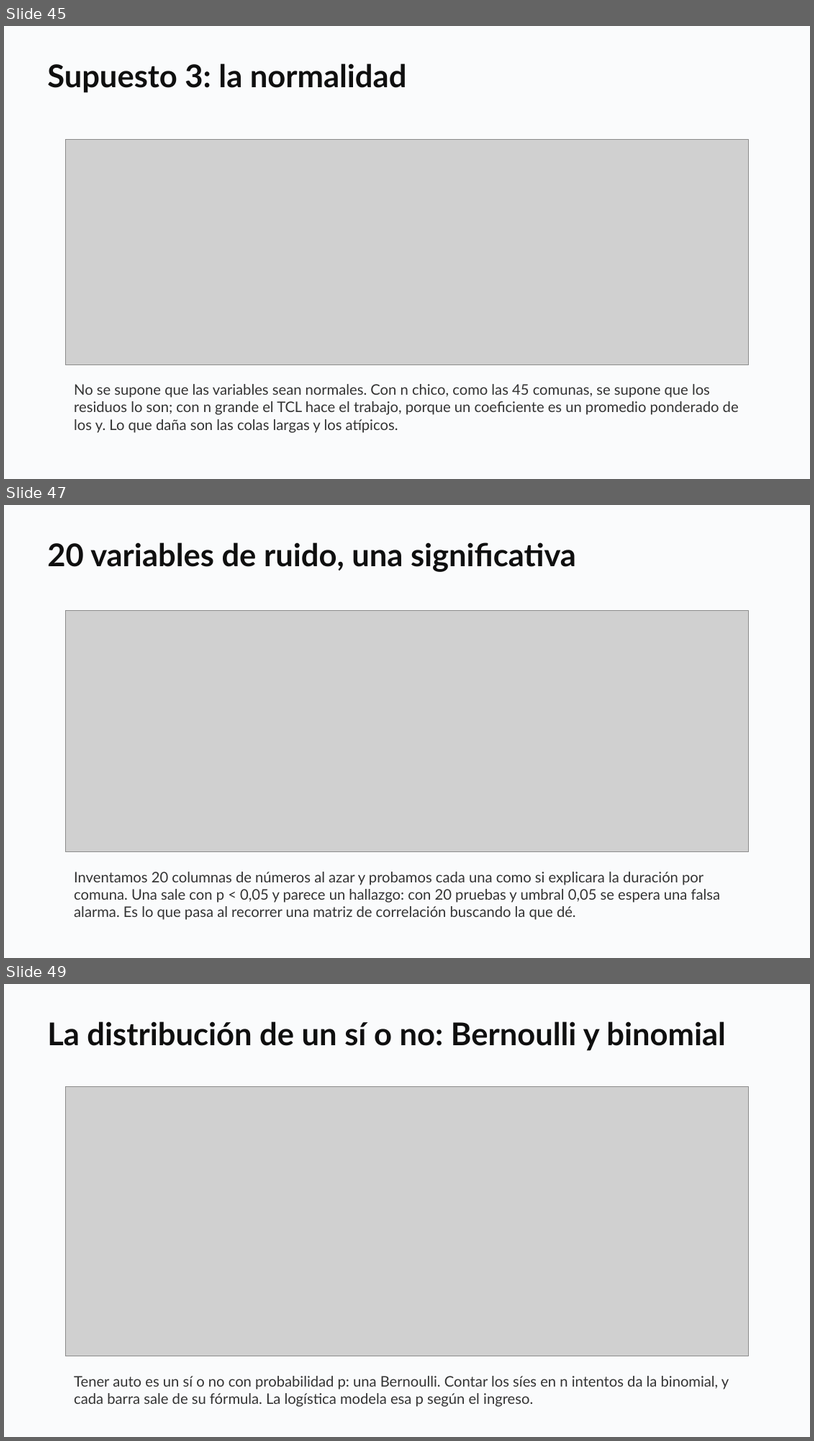
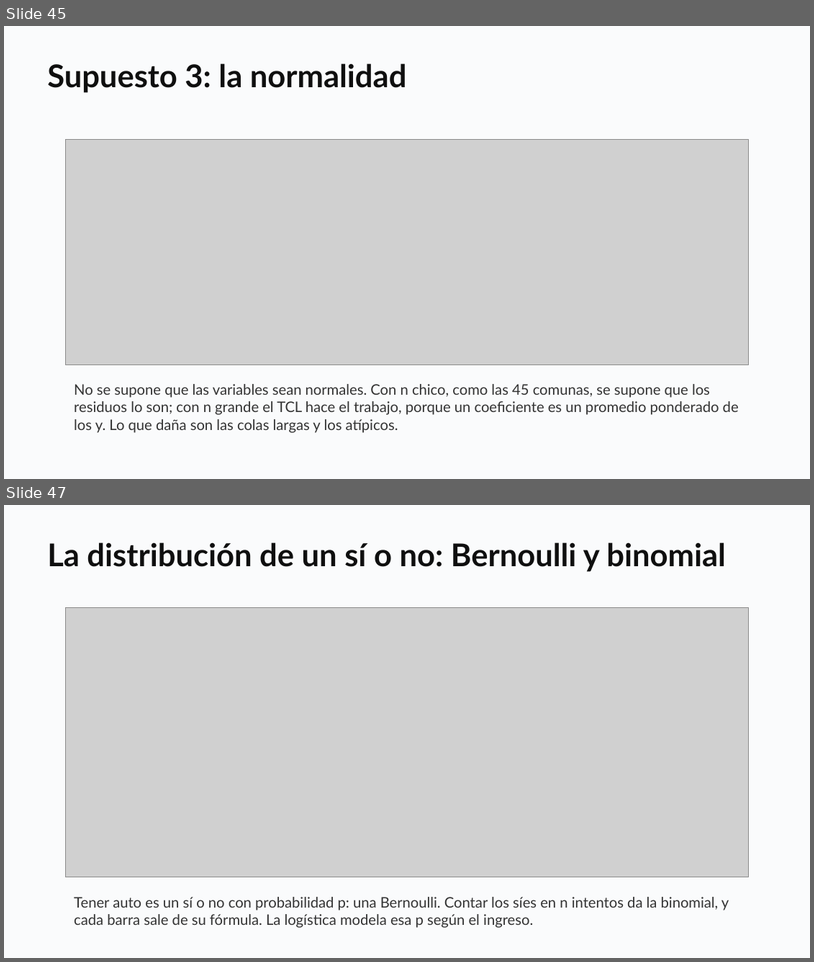
Before and after one commit to daniopitz/diplomado-cdd, a slide deck: presentaciones/clase05_probabilidad_inferencia.pptx. Shown one above the other, each under a label of ours: slides 45, 47 and 49 before the commit, slides 45 and 47 after it; the slides between them are not shown. The pictures are 814x1441 and 814x962 pixels, drawn with LibreOffice and Linux fonts; fonts in the diff are those of the drawing; grey boxes stand for pictures. Boxes give left, top, right and bottom in pixels: in the first picture for what was removed or moved away, otherwise in the second. Text is boxed around its words. In the diff, an @@ line names an element or a change of style, - is before the commit and + after.

```diff
--- a/presentaciones/clase05_probabilidad_inferencia.pptx
+++ b/presentaciones/clase05_probabilidad_inferencia.pptx
@@ slide 47 removed at [4,505,810,958], background #FFFFFF @@
@@ rectangle removed at [4,505,810,958] @@
@@ text removed at [47,542,576,572] @@
-20 variables de ruido, una significativa
@@ picture removed at [65,611,748,853] @@
@@ text removed at [74,871,721,920] @@
-Inventamos 20 columnas de números al azar y probamos cada una como si explicara la duración por comuna. Una sale con p < 0,05 y parece un hallazgo: con 20 pruebas y umbral 0,05 se espera una falsa alarma. Es lo que pasa al recorrer una matriz de correlación buscando la que dé.
@@ what was slide 49 is now slide 47 @@
```
Also in this commit, not shown: 4 slides changed, 1 slide added, 2 other slides removed, 3 other files.
